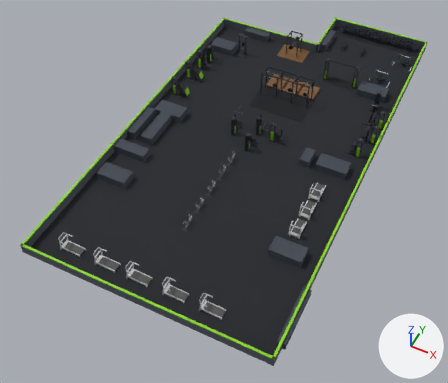
Before and after pictures for a commit that changed the glTF model public/models/gym.glb.
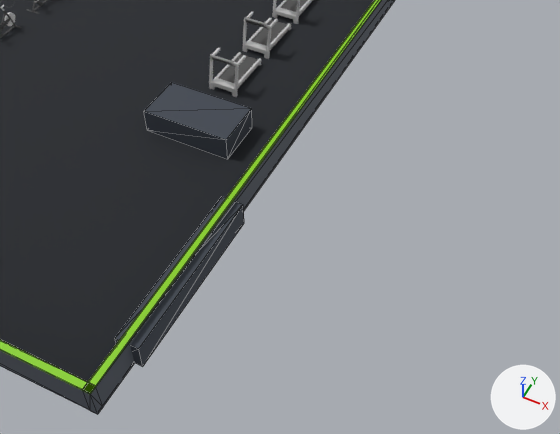
Each version appears first whole from a 50 mm camera at (30.09, -63.24, 39.62) aimed at (13.12, -29.31, -2.79), and next in a close-up from a 50 mm camera at (31.65, -49.85, 15.64) aimed at (25.91, -38.37, 1.3). The axes (+X, +Y, +Z) are drawn at lower right. The lights are the same throughout. The first two pictures are the older version. The close-ups show mesh edges as thin lines. Where no turn or scale is listed for an object, it has been applied to the vertices. Vertices at exactly the same position are counted once.

The first close-up shows 'floor', 'tables', 'tm1', 'tm2', 'tm3', 'walls' and 2 more.
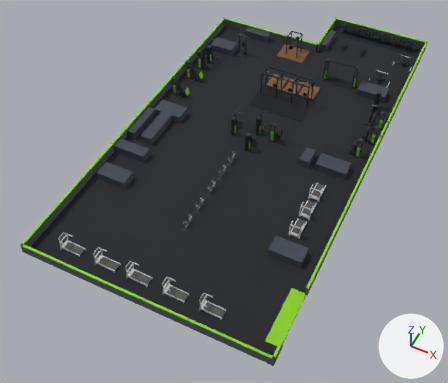
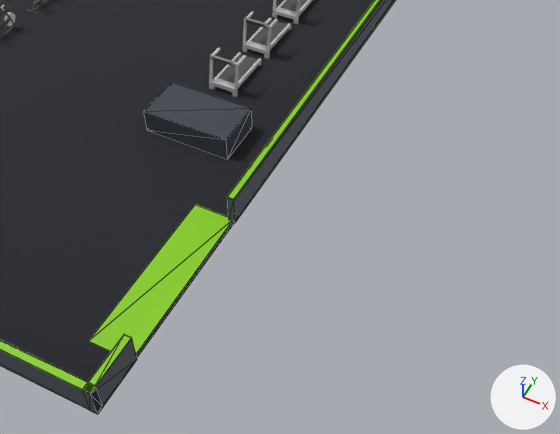
Boxes [x1, y1, x2, y2] around the edits, measured in the close-ups (560 x 434 px):
'tables', reshaped: before [115, 82, 252, 367]; after [144, 82, 252, 159]
'entrance', added (green): after [89, 204, 232, 354]
part 1 of me_walls, cut back: before [84, 0, 395, 407]; after [87, 0, 395, 411]
part 2 of me_tables, deleted: before [115, 196, 244, 367]

What the commit changed:
me_walls is used by ob_walls; location (0.0, 0.0, 0.0).
me_walls had 96 vertices, 144 faces and spanned x 3.0..24.4, y -44.3..-3.5, z 0.0..0.9.
me_walls now has 112 vertices, 168 faces and spans x 3.0..24.4, y -44.3..-3.5, z 0.0..0.9.
Part 1, on me_walls:
16 faces are deleted.
8 new vertices lie (0.0, -34.6, 0.0) away from vertices in x 24.2..24.4, y -3.5, z 0.0..0.9.
8 new vertices lie (0.0, 1.5, 0.0) away from vertices in x 24.2..24.4, y -44.3, z 0.0..0.9.
20 new faces join them, mat_wall (greyish blue #515762).
20 new faces join them, mat_wallcap (green #85cd0e).
me_tables is used by ob_tables; location (0.0, 0.0, 0.0).
me_tables had 104 vertices, 156 faces and spanned x 3.1..24.6, y -42.9..-5.8, z 0.0..0.8.
me_tables now has 96 vertices, 144 faces and spans x 3.1..23.0, y -36.0..-5.8, z 0.0..0.8.
me_tables part 2: the loose piece of 8 vertices spanning x 24.0..24.6, y -42.9..-38.0, z 0.0..0.8 is deleted.
Mesh me_b is new.
It is a box spanning x 23.12..24.32, y -42.88..-37.96, z 0.0..0.02.
It uses material mat_accent (green #85cd0e).
Object 'entrance' (ob_entrance) is new; it shows me_b.
Its location is (0.0, 0.0, 0.0).
